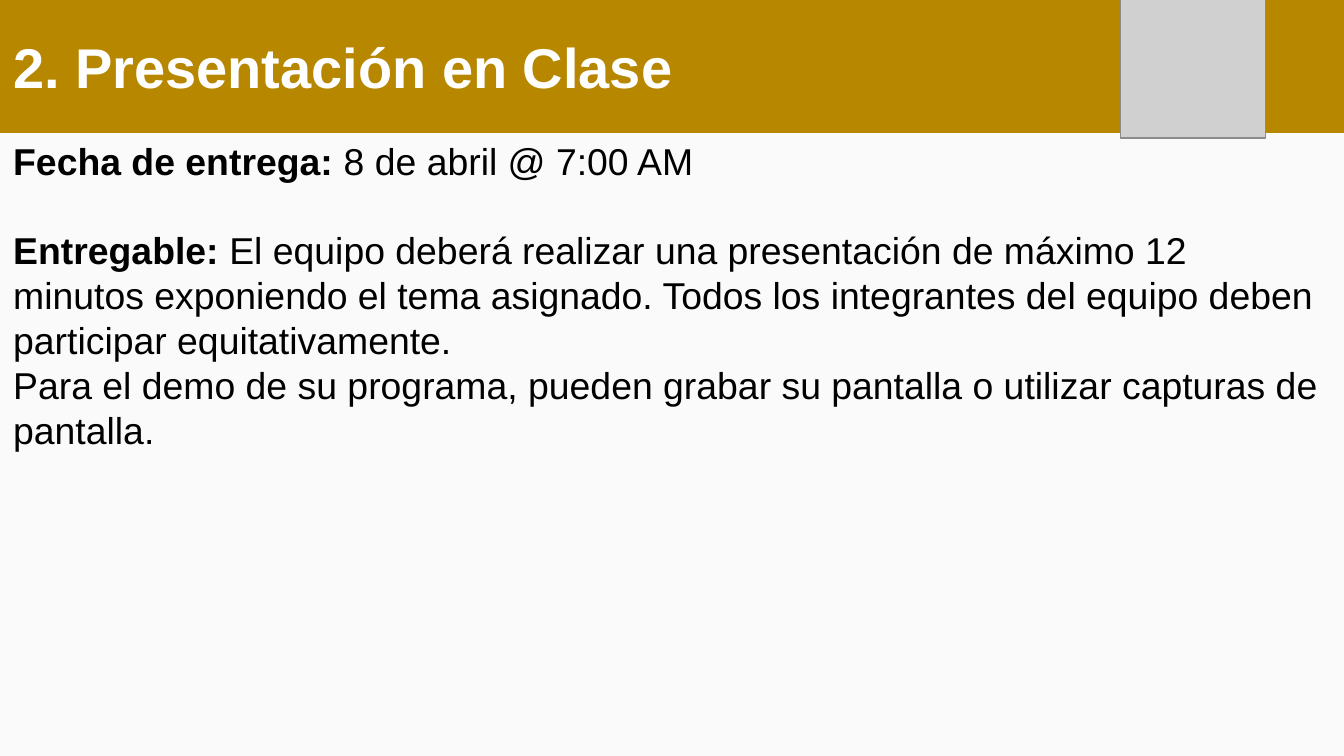
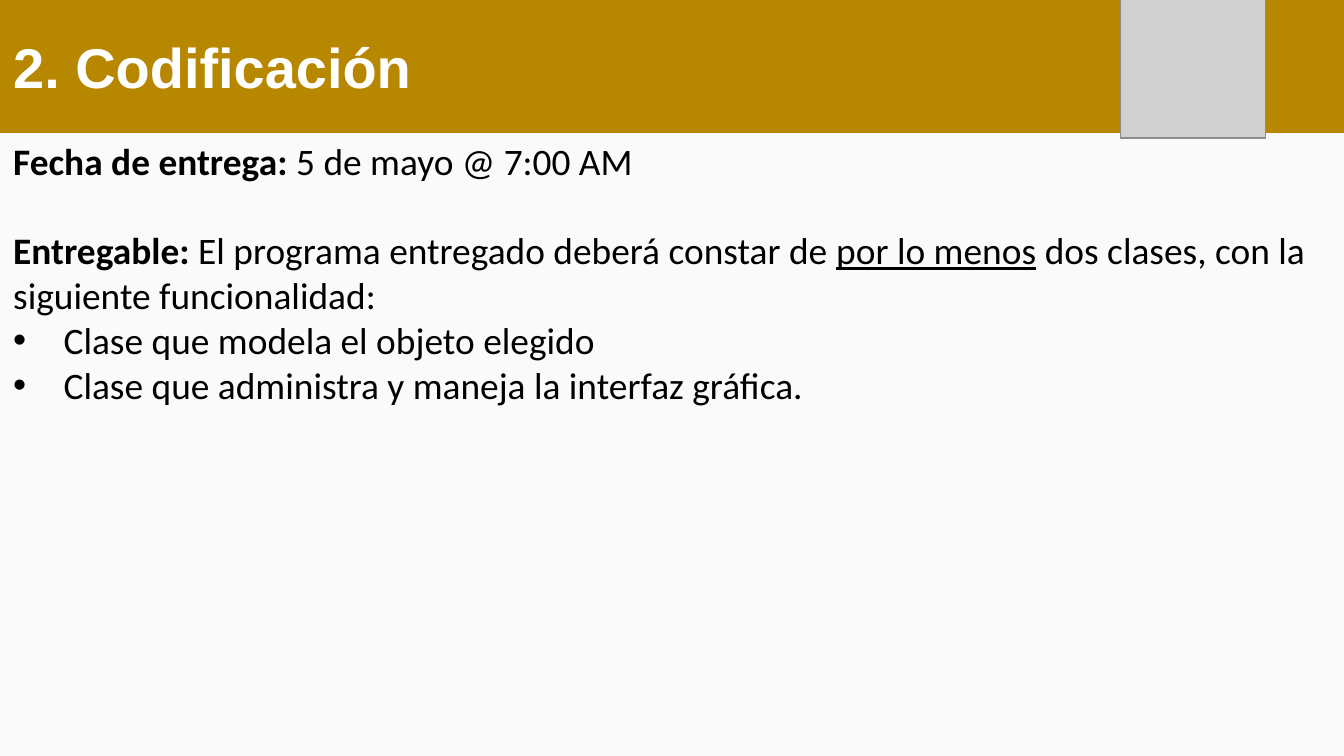
Before and after one commit to OMardil/INFO2_2021, a slide deck: slide 9 of PROYECTO/01 Medium Level/PROY_M00.pptx (slide 8 before the commit). Drawn at 1344x756 pixels with LibreOffice and Linux fonts; fonts in the diff are those of the drawing; grey boxes stand for pictures. Boxes give left, top, right and bottom in pixels: in the first picture for what was removed or moved away, otherwise in the second. Text is boxed around its words. In the diff, an @@ line names an element or a change of style, - is before the commit and + after.

```diff
--- a/PROYECTO/01 Medium Level/PROY_M00.pptx
+++ b/PROYECTO/01 Medium Level/PROY_M00.pptx
@@ text in rectangle at [13, 47, 411, 89]: text changed @@
-2. Presentación en Clase
+2. Codificación
@@ text at [13, 148, 1304, 406]: text changed; font Arial to Calibri @@
-Fecha de entrega: 8 de abril @ 7:00 AM
-Entregable: El equipo deberá realizar una presentación de máximo 12 minutos exponiendo el tema asignado. Todos los integrantes del equipo deben participar equitativamente.
-Para el demo de su programa, pueden grabar su pantalla o utilizar capturas de pantalla.
+Fecha de entrega: 5 de mayo @ 7:00 AM
+Entregable: El programa entregado deberá constar de por lo menos dos clases, con la siguiente funcionalidad:
+• Clase que modela el objeto elegido
+• Clase que administra y maneja la interfaz gráfica.
```
Also in this commit, not shown: 11 slides added, 9 slides removed, 3 other files.
